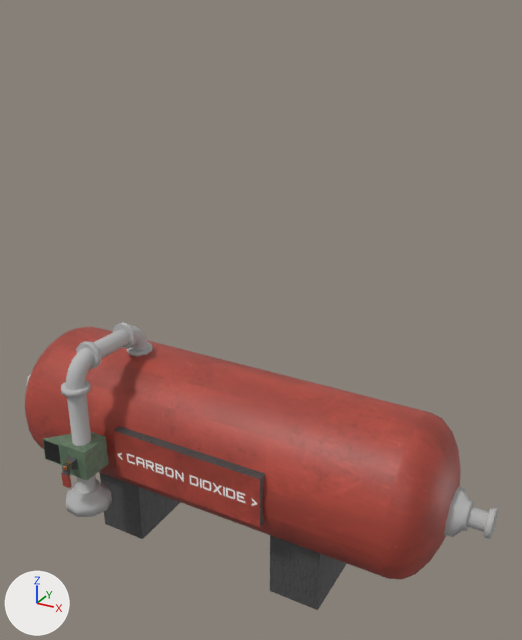
The Blender file Assets/homestead/base pieces/small_gas_storage_master.blend: old version first, new version second.
Camera for both pictures: a 50 mm camera at (6.44, -10.32, 10.3) aimed at (0.63, 0.24, 5.02). Lighting does not change. The marker at lower left points along +X, +Y and +Z.

The first picture shows 'endone', 'fulltank', 'pedestal', 'pipedown', 'pipein', 'pump', 'pumpHandle', 'sides'.
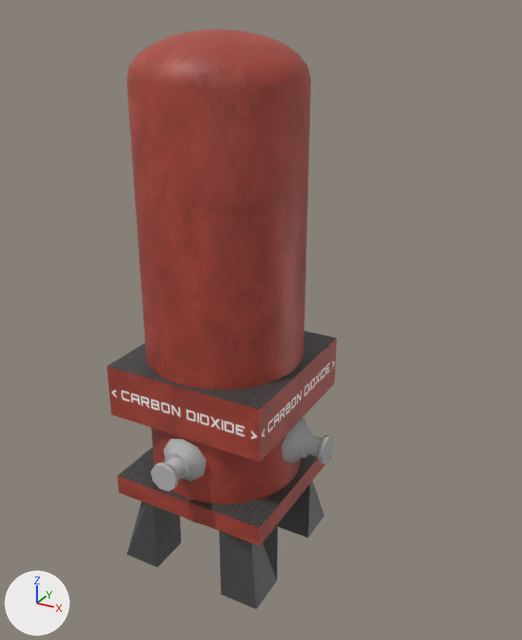
Commit message: New vertical small gas tank mesh

Edits to the bpy script that builds the scene:
```text
Change me_cube_002:
    used by ob_pedestal; location = (-2.0, 0.0, 1.52); scale = (0.5, 1.0, 1.46)
    verts and faces of me_cube_002; kept vertices keep their numbers, new ones are numbered from 24
    remove me_cube_002.from_pydata(...)  # 24 vertices, 20 faces; spans x -1.0..9.0, y -1.0..1.0, z -1.0..1.0
    add me_cube_002.from_pydata(...)  # 8 vertices, 6 faces; spans x -1.0..1.0, y -1.0..1.0, z -1.0..0.26
    me_cube_002 part 1: the loose piece of 12 vertices spanning x 7.0..9.0, y -1.0..1.0, z -1.0..1.0 is deleted
    me_cube_002 part 2
    add delete_vertices([13, 15, 17, *range(19, 24)])  # with the faces that use them
    add for new, old in zip([24, 25, 26], [14, 16, 18]): verts[new] = verts[old] + (0.0, 0.0, 1.26)
    add verts[27] = (0.0, 0.04, 0.26)
    add faces += [(12, 16, 25, 27), (12, 27, 24, 14), (14, 24, 26, 18), (16, 18, 26, 25), (24, 27, 25, 26)]
Change me_cylinder_010:
    used by ob_endone; location = (-4.78, 0.03, 2.34); rotation_euler = (0.0, -1.571, 0.0), in degrees (0, -90, 0)
    remove me_cylinder_010.from_pydata(...)  # 72 vertices, 48 faces; spans x -0.41..0.436, y -0.43..0.43, z -0.419..0.391
    add me_cylinder_010.from_pydata(...)  # 288 vertices, 192 faces; spans x -0.41..0.436, y -2.137..2.137, z -2.137..2.137
    me_cylinder_010 part 3: the loose piece of 36 vertices spanning x -0.41..0.436, y -0.43..0.43, z -0.419..0.37 is moved by (0.0, 0.0, 1.746)
    me_cylinder_010 part 4: the loose piece of 18 vertices spanning x -0.247..0.263, y -0.259..0.259, z -0.124..-0.018 is moved by (0.0, 0.0, 1.746)
    me_cylinder_010 part 5: the loose piece of 18 vertices spanning x -0.247..0.263, y -0.259..0.259, z 0.285..0.391 is moved by (0.0, 0.0, 1.746)
    me_cylinder_010 part 6: the loose piece of 36 vertices spanning x -0.41..0.436, y -0.43..0.43, z -0.419..0.37 is copied, and the copy is multiplied about its middle by the matrix ((1.0, 0.0, 0.0), (0.0, 0.0, -1.0), (0.0, -1.0, 0.0)), then moved by (0.0, -1.721, 0.025); it spans x -0.41..0.436, y -2.116..-1.327, z -0.43..0.43
    me_cylinder_010 part 7: a new loose piece, a 9-sided cylinder along y spanning x -0.247..0.263, y -2.137..-2.031, z -0.259..0.259, in mat_metal_1_001 (its picture is missing)
    me_cylinder_010 part 8: a new loose piece of 18 vertices spanning x -0.247..0.263, y -1.728..-1.622, z -0.259..0.259, in mat_metal_1_001 (its picture is missing)
Remove ob_pumphandle:
    ob_pumphandle = bpy.data.objects.new('pumpHandle', me_cube_007)
Remove ob_pipein:
    ob_pipein = bpy.data.objects.new('pipein', me_cylinder_004)
Remove ob_pipedown:
    ob_pipedown = bpy.data.objects.new('pipedown', me_cylinder_003)
Remove ob_pump:
    ob_pump = bpy.data.objects.new('pump', me_cube)
Change ob_pedestal:
    ob_pedestal.location: (-2.0, 0.0, 1.52) -> (-1.12, -1.11, 1.52)
    ob_pedestal.scale: (0.5, 1.0, 1.46) -> (0.382, 0.412, 1.46)
    add _m = ob_pedestal.modifiers.new('Mirror', 'MIRROR')
    add _m.use_axis = (True, True, False)
    add _m.mirror_object = ob_fulltank
Change ob_fulltank:
    ob_fulltank.location: (0.0, 0.0, 2.45) -> (0.0, 0.0, 5.42)
    ob_fulltank.rotation_euler: (0.0, 1.571, 0.0) -> (0.0, 3.142, 0.0)  # degrees (0, 90, 0) -> degrees (0, 180, 0)
Change ob_sides:
    ob_sides.location: (0.03, 1.39, 2.49) -> (0.03, 1.39, 3.84)
Change ob_endone:
    remove _m = ob_endone.modifiers.new('Mirror', 'MIRROR')
    remove _m.use_axis = (False, False, True)
    remove _m.mirror_object = ob_fulltank
    ob_endone.location: (-4.78, 0.03, 2.34) -> (0.0, 0.03, 2.82)
    ob_endone.rotation_euler: (0.0, -1.571, 0.0) -> (1.571, -1.571, 0.0)  # degrees (0, -90, 0) -> degrees (90, -90, 0)
Add ob_sides_001:
    ob_sides_001 = bpy.data.objects.new('sides.001', me_cube_001)  # 16 vertices, 30 faces; spans x -1.0..1.0, y -0.59..11.74, z -0.48..0.31; in mat_gas_diffuse_jpg (picture img_gas_diffuse_jpg)
    ob_sides_001.location = (0.03, 1.39, 1.83)
    ob_sides_001.rotation_euler = (0.0, 0.0, 3.142)  # degrees (0, 0, 180)
    ob_sides_001.scale = (1.56, 0.25, 0.5)
```

Pixel boxes [x1, y1, x2, y2] of what changed, in the pictures (522 x 640 px; the box of a moved part takes in the faces that stretch with it):
'fulltank', moved, turned: before [25, 327, 461, 579]; after [127, 29, 311, 525]
'sides', moved: before [113, 426, 265, 527]; after [107, 331, 337, 462]
'pedestal', reshaped, moved, turned, rescaled, modifiers changed: before [100, 473, 347, 610]; after [127, 481, 324, 609]
'sides.001', added: after [117, 437, 331, 546]
'endone', reshaped, moved, turned, modifiers changed: before [27, 374, 498, 539]; after [151, 418, 334, 491]
'pipedown', deleted: before [61, 341, 112, 517]
'pump', deleted: before [42, 432, 109, 480]
'pipein', deleted: before [93, 322, 153, 358]
'pumpHandle', deleted: before [61, 462, 72, 488]
part 1 of me_cube_002, deleted (black): before [270, 535, 347, 610]
part 2 of me_cube_002, cut back: before [100, 473, 181, 539]; after [127, 481, 324, 609]
part 3 of me_cylinder_010, moved or reshaped: before [444, 487, 489, 537]; after [163, 439, 207, 482]
part 4 of me_cylinder_010, moved or reshaped: before [461, 500, 474, 532]; after [165, 452, 191, 479]
part 5 of me_cylinder_010, moved or reshaped: before [27, 374, 498, 539]; after [151, 462, 179, 491]
part 6 of me_cylinder_010, added: after [281, 418, 322, 464]
part 7 of me_cylinder_010, added: after [317, 435, 334, 464]
part 8 of me_cylinder_010, added: after [298, 430, 314, 458]
